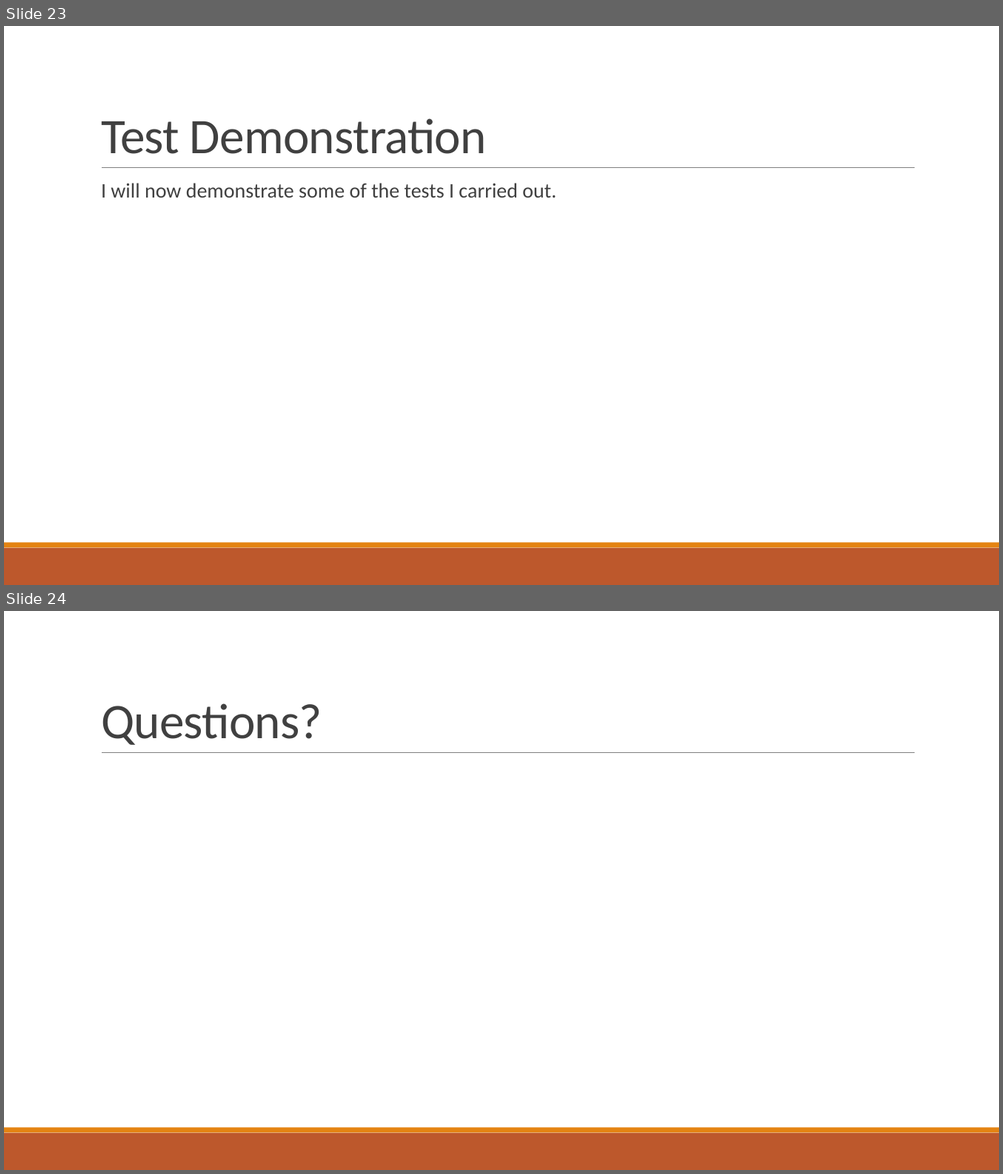
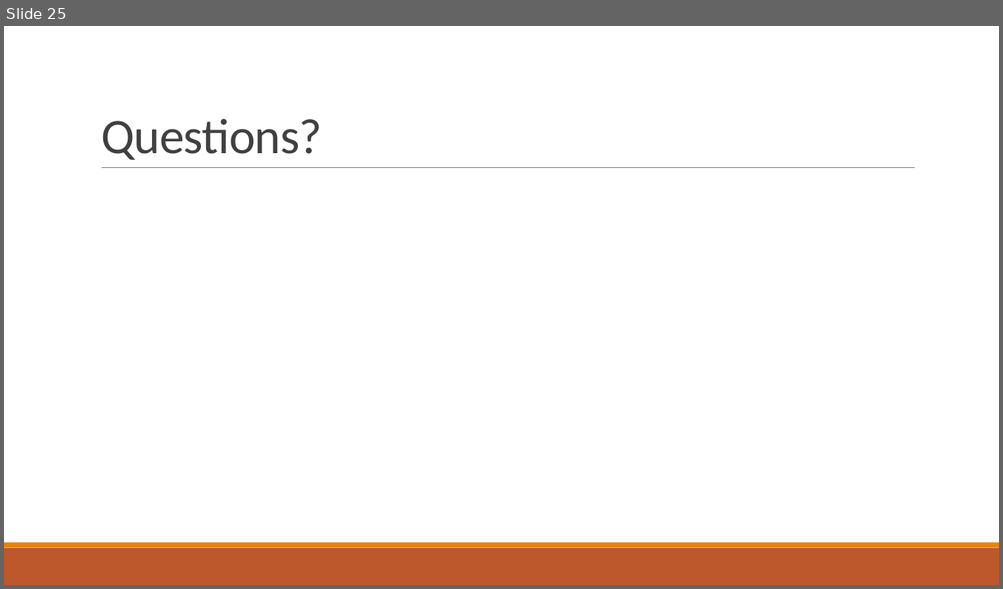
Before and after one commit to ayub96/Project-Inventory-Management-System, a slide deck: Documentation/IMS Project presentation.pptx. Shown one above the other, each under a label of ours: slides 23 and 24 before the commit, slide 25 after it. The pictures are 1003x1174 and 1003x589 pixels, drawn with LibreOffice and Linux fonts; fonts in the diff are those of the drawing. Boxes give left, top, right and bottom in pixels: in the first picture for what was removed or moved away, otherwise in the second. Text is boxed around its words. In the diff, an @@ line names an element or a change of style, - is before the commit and + after.

```diff
--- a/Documentation/IMS Project presentation.pptx
+++ b/Documentation/IMS Project presentation.pptx
@@ slide 23 removed at (4,26,999,585), background #FFFFFF; not listed: 3 template elements that a slide beside it also shows @@
@@ title removed at (101,118,486,154) @@
-Test Demonstration
@@ text removed at (101,183,556,198) @@
-  I will now demonstrate some of the tests I carried out.
@@ what was slide 24 is now slide 25 @@
```
Also in this commit, not shown: 14 slides changed, 7 slides added, 5 other slides removed, 10 other files.
